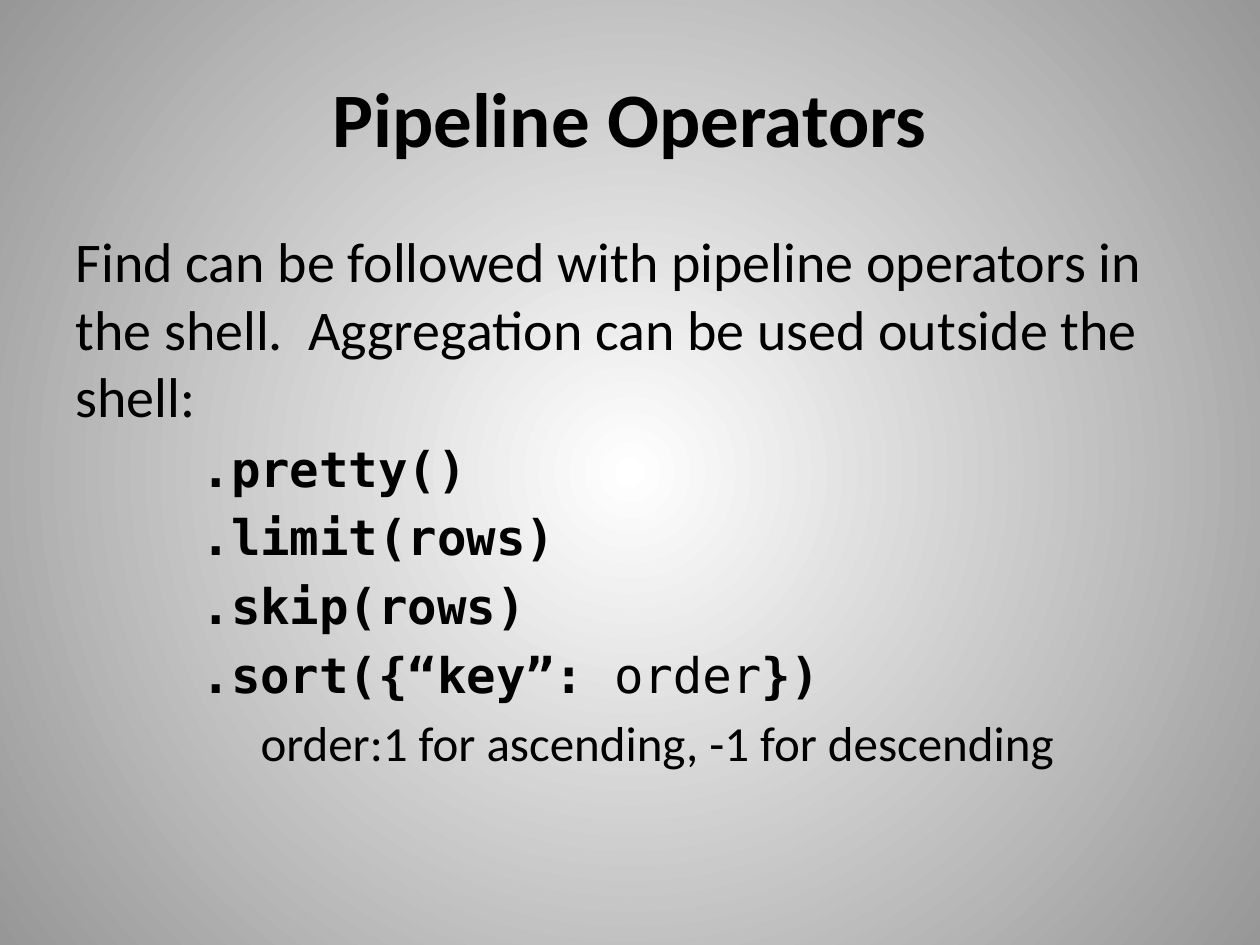
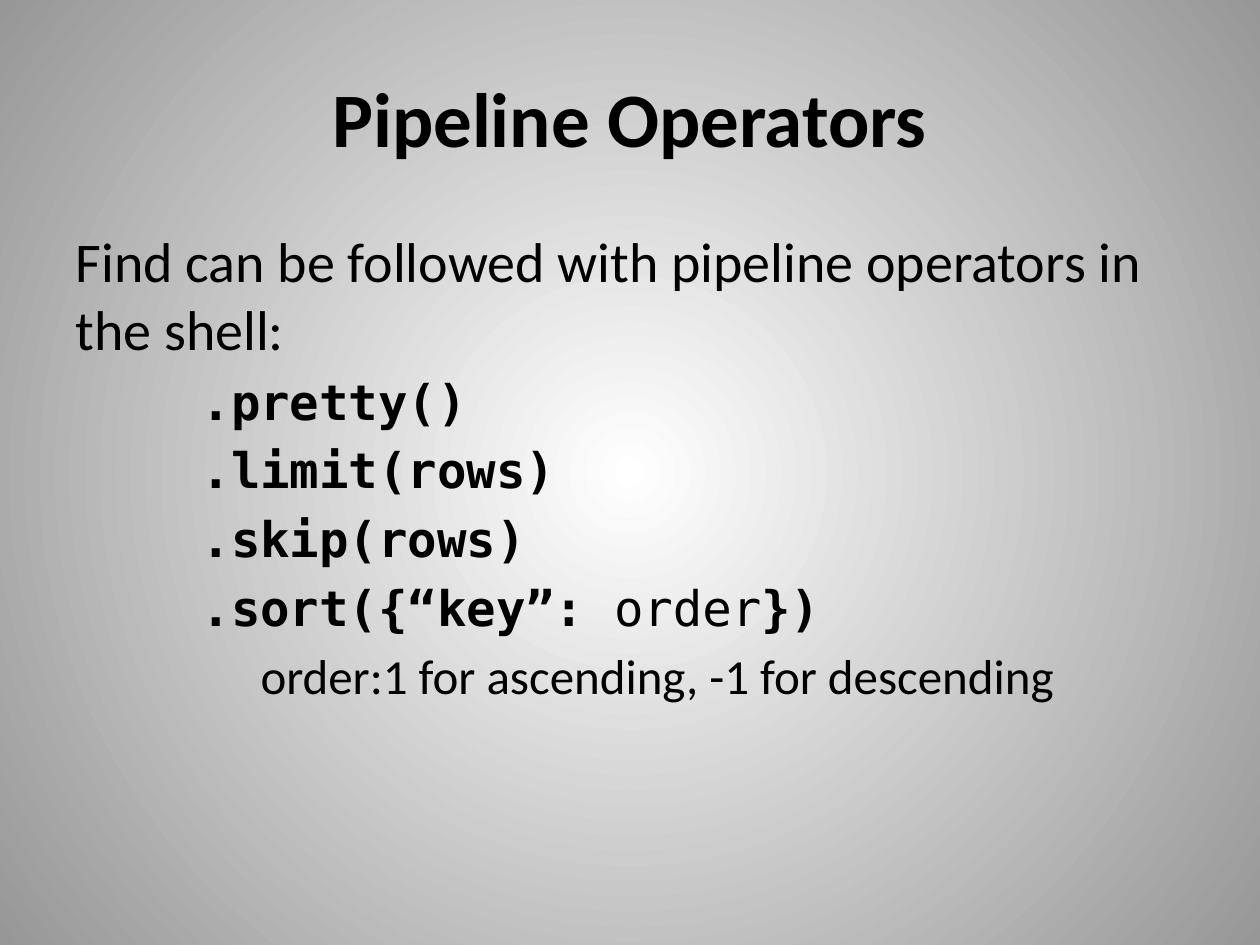
Before and after one commit to dvanvali/mongoDbPresentation, a slide deck: slide 12 of MongoDB.pptx (slide 16 before the commit). Drawn at 1260x945 pixels with LibreOffice and Linux fonts; fonts in the diff are those of the drawing. Boxes give left, top, right and bottom in pixels: in the first picture for what was removed or moved away, otherwise in the second. Text is boxed around its words. In the diff, an @@ line names an element or a change of style, - is before the commit and + after.

```diff
--- a/MongoDB.pptx
+++ b/MongoDB.pptx
@@ text at [76,243,1141,351]: text changed @@
-Find can be followed with pipeline operators in the shell. Aggregation can be used outside the shell:
+Find can be followed with pipeline operators in the shell:
```
Also in this commit, not shown: 11 other slides changed, 8 slides added, 2 slides removed.
